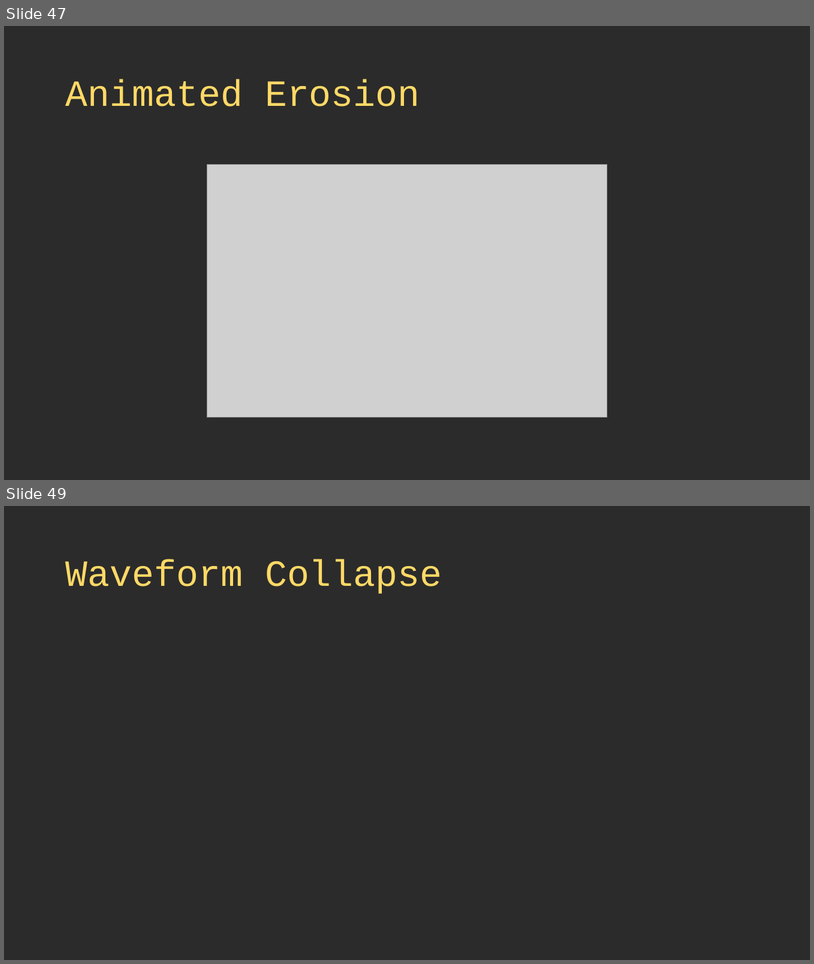
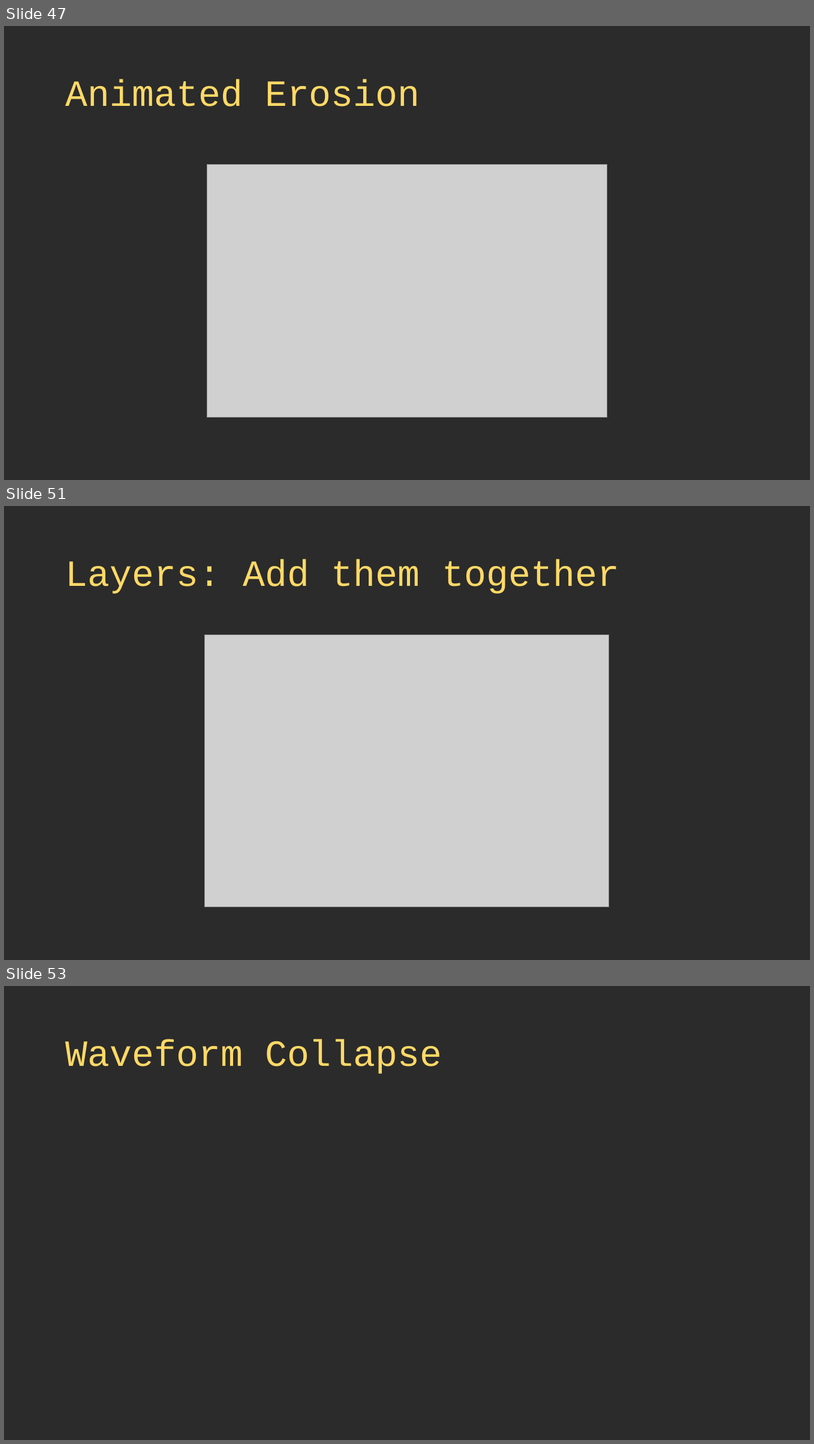
Before and after one commit to thebracket/roguelike-celebration-2020, a slide deck: Procedural Map Generation Techniques.pptx. Shown one above the other, each under a label of ours: slides 47 and 49 before the commit, slides 47, 51 and 53 after it; the slides between them are not shown. The pictures are 814x964 and 814x1444 pixels, drawn with LibreOffice and Linux fonts; fonts in the diff are those of the drawing; grey boxes stand for pictures; background and template pictures are left out; a plain dark background stands for a picture behind light text. Boxes give left, top, right and bottom in pixels: in the first picture for what was removed or moved away, otherwise in the second. Text is boxed around its words. In the diff, an @@ line names an element or a change of style, - is before the commit and + after.

Commit message:
Layer combinations.

```diff
--- a/Procedural Map Generation Techniques.pptx
+++ b/Procedural Map Generation Techniques.pptx
@@ slide 51 added at bbox=[4, 506, 810, 960], background picture (left out) @@
@@ title added at bbox=[65, 559, 620, 594], 44 pt, text #FFD966 @@
+Layers: Add them together
@@ picture added at bbox=[205, 635, 609, 907] @@
@@ what was slide 49 is now slide 53 @@
```
Also in this commit, not shown: 1 slide changed, 3 other slides added, 4 other files.
